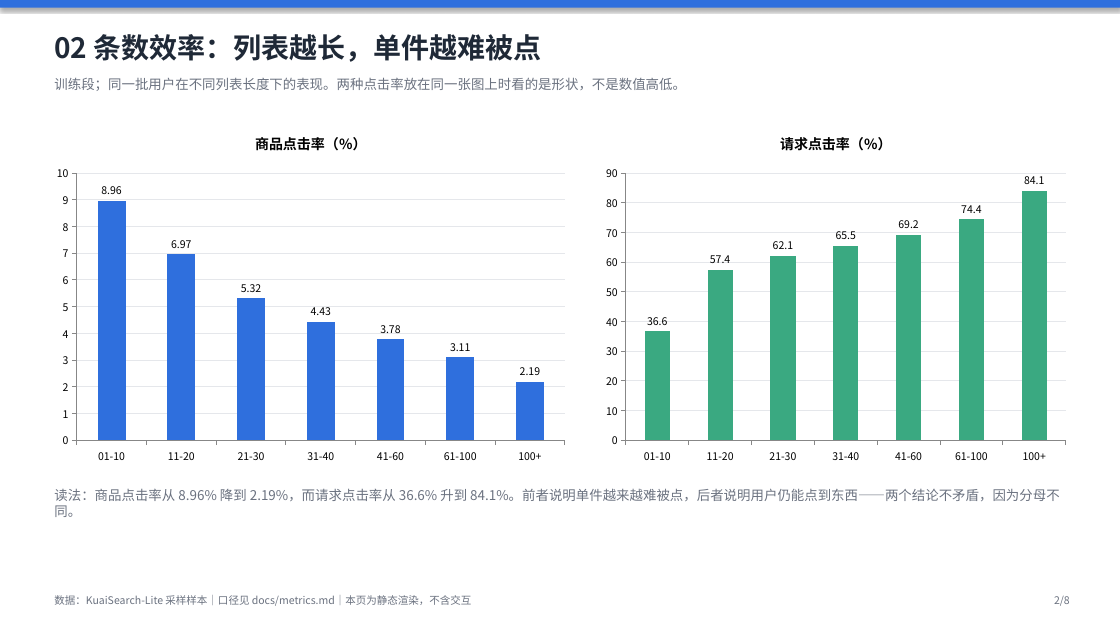
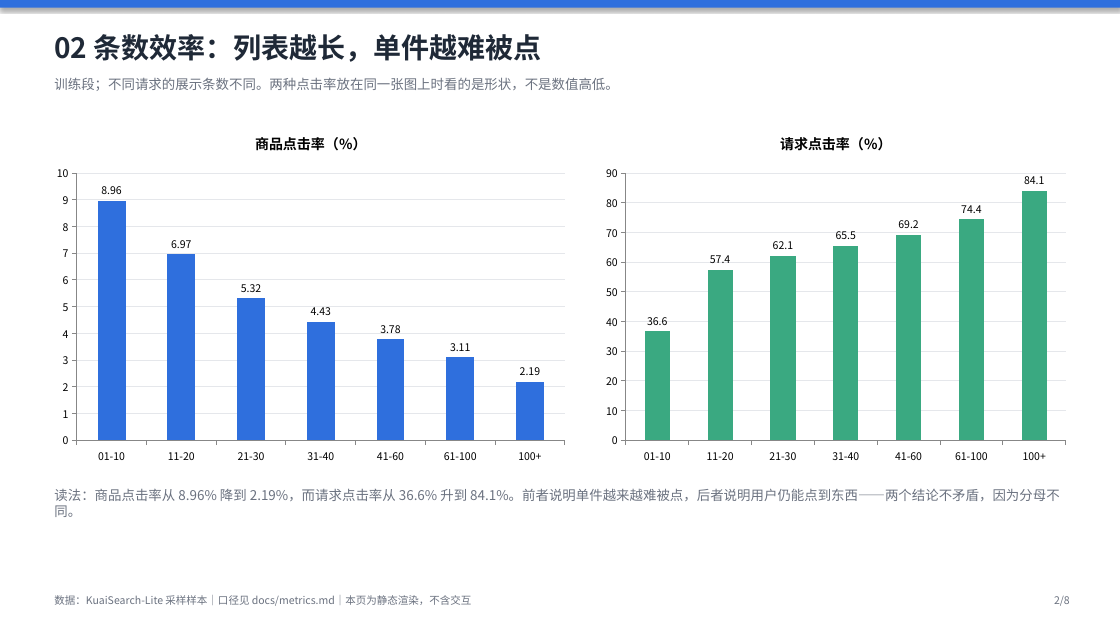
Before and after one commit to wsirui512-ops/kuaisearch-search-ops, a slide deck: slide 2 of dashboards/静态看板.pptx. Drawn at 1120x630 pixels with LibreOffice and Linux fonts; fonts in the diff are those of the drawing. Boxes give left, top, right and bottom in pixels: in the first picture for what was removed or moved away, otherwise in the second. Text is boxed around its words. In the diff, an @@ line names an element or a change of style, - is before the commit and + after.

```diff
--- a/dashboards/静态看板.pptx
+++ b/dashboards/静态看板.pptx
@@ text at box(54, 77, 618, 91): text changed @@
-训练段；同一批用户在不同列表长度下的表现。两种点击率放在同一张图上时看的是形状，不是数值高低。
+训练段；不同请求的展示条数不同。两种点击率放在同一张图上时看的是形状，不是数值高低。
```
Also in this commit, not shown: 2 other slides changed, 29 other files.
